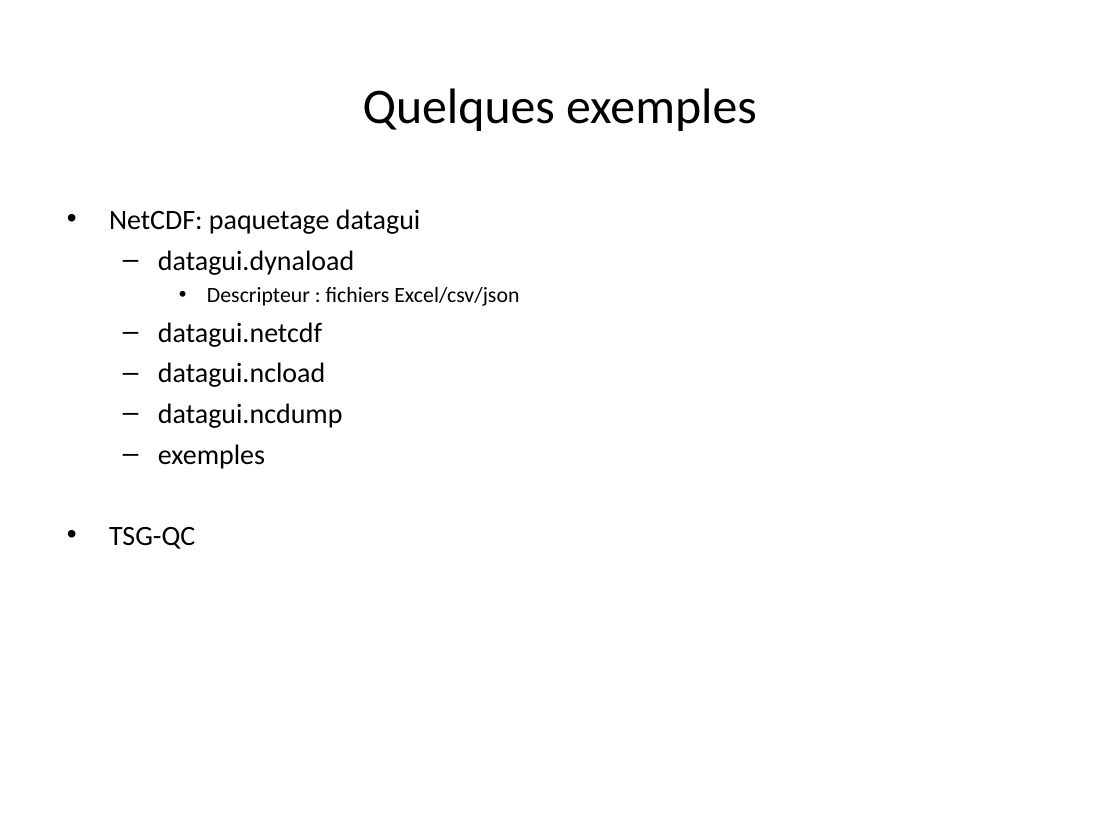
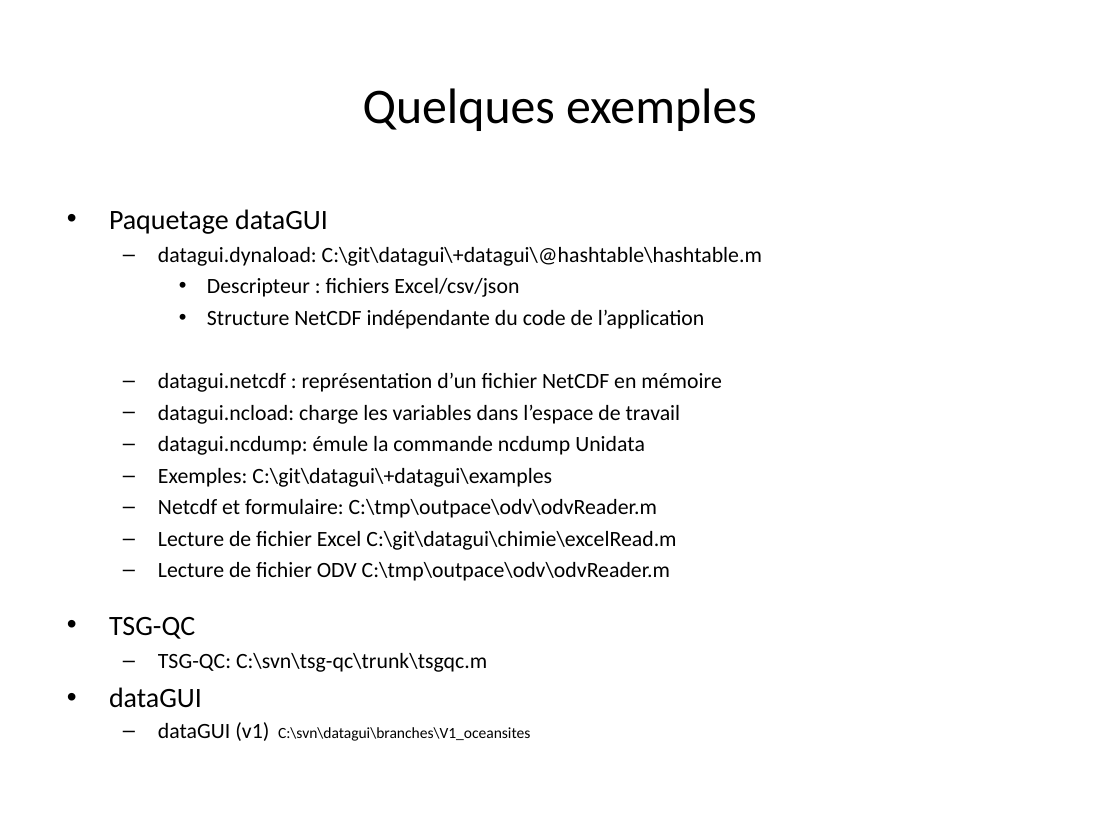
Before and after one commit to jgrelet/course-object-programing-with-Matlab, a slide deck: slide 29 of Introduction à la programmation objet avec Matlab.ppt (slide 26 before the commit). Drawn at 1120x840 pixels with LibreOffice and Linux fonts; fonts in the diff are those of the drawing. Boxes give left, top, right and bottom in pixels: in the first picture for what was removed or moved away, otherwise in the second. Text is boxed around its words. In the diff, an @@ line names an element or a change of style, - is before the commit and + after.

```diff
--- a/Introduction à la programmation objet avec Matlab.ppt
+++ b/Introduction à la programmation objet avec Matlab.ppt
@@ text at <box>109,209,762,266</box>: text changed; size 18 to 14 pt @@
-• NetCDF: paquetage datagui
-  – datagui.dynaload
+• Paquetage dataGUI
+  – datagui.dynaload: C:\git\datagui\+datagui\@hashtable\hashtable.m
@@ text at <box>158,310,721,581</box>: text changed; size 18 to 14 pt @@
-  – datagui.netcdf
-  – datagui.ncload
-  – datagui.ncdump
-  – exemples
+    • Structure NetCDF indépendante du code de l’application
+  – datagui.netcdf : représentation d’un fichier NetCDF en mémoire
+  – datagui.ncload: charge les variables dans l’espace de travail
+  – datagui.ncdump: émule la commande ncdump Unidata
+  – Exemples: C:\git\datagui\+datagui\examples
+  – Netcdf et formulaire: C:\tmp\outpace\odv\odvReader.m
+  – Lecture de fichier Excel C:\git\datagui\chimie\excelRead.m
+  – Lecture de fichier ODV C:\tmp\outpace\odv\odvReader.m
@@ text at <box>109,653,530,741</box>: paragraphs added @@
+  – TSG-QC: C:\svn\tsg-qc\trunk\tsgqc.m
+• dataGUI
+  – dataGUI (v1) C:\svn\datagui\branches\V1_oceansites
```
Also in this commit, not shown: 5 other slides changed, 3 slides added, 1 other file.
